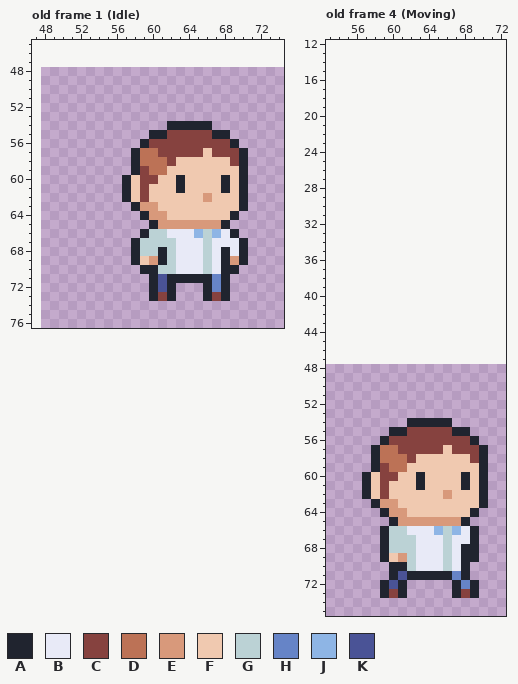
Edited in one commit: pixel-art file (Assets/Actors/Sprites/Player.aseprite). Above, as it was before the edit.
32x32 pixels, 7 frames. Shown: old frame 1 (Idle): x 47..74, y 45..76; old frame 4 (Moving): x 53..72, y 12..75. The old version is drawn lined up with the new one, on the new canvas. The commit also changed other frames, which this record leaves out.
Palette (. is transparent): A #20242f  B #e8eaf7  C #86423f  D #bc7256  E #d8997b  F #f0c9b0  G #bbd2d5  H #6684c7  J #8eb5e5  K #4a5396
Pixels before, old frame 1 (Idle), first column x 57:
54 .....AAAAA....
55 ...AACCCCCAA..
56 ..ACCCCCCCCCA.
57 .ADDCCCCCFCCCA
58 .ADDDCFFFFFFCA
59 .ACDDFFFFFFFFA
60 AFCCFFAFFFFAFA
61 AFCFFFAFFFFAFA
62 AFCFFFFFFEFFFA
63 .AEEFFFFFFFFFA
64 ..AEEFFFFFFFA.
65 ...AEEEEEEEA..
66 ..AGGBBBJGJBA.
67 .AGGGGBBBGBBBA
68 .AGGAGBBBGBABA
69 .AFEAGBBBGBAEA
70 ..AAGGBBBGBAA.
71 ...AKAAAAAHA..
72 ...AKA...AHA..
73 ...ACA...ACA..
Pixels before, old frame 4 (Moving), first column x 57:
54 .....AAAAA....
55 ...AACCCCCAA..
56 ..ACCCCCCCCCA.
57 .ADDCCCCCFCCCA
58 .ADDDCFFFFFFCA
59 .ACDDFFFFFFFFA
60 AFCCFFAFFFFAFA
61 AFCFFFAFFFFAFA
62 AFCFFFFFFEFFFA
63 .AEEFFFFFFFFFA
64 ..AEEFFFFFFFA.
65 ...AEEEEEEEA..
66 ..AGGBBBJGJBA.
67 ..AGGGBBBGBBA.
68 ..AGGGBBBGBAA.
69 ..AFEGBBBGBAA.
70 ...AAGBBBGBA..
71 ...AKAAAAAHA..
72 ..AKA.....AHA.
73 ..ACA.....ACA.
And afterwards:
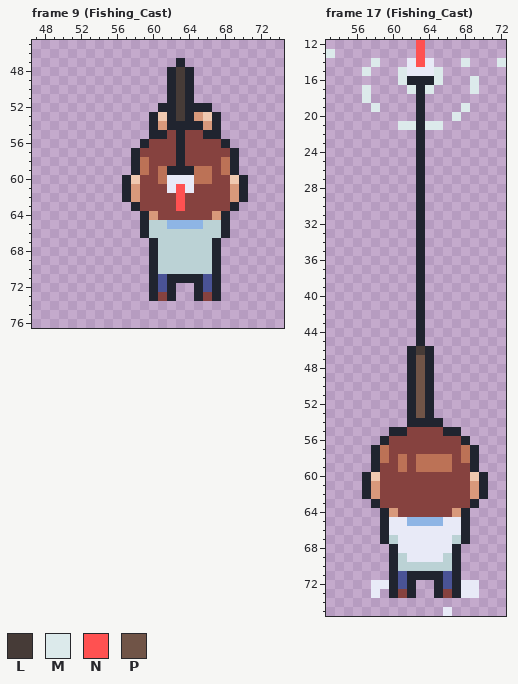
Colours new in this view: L #463b37  M #dceaeb  N #ff5151  P #705447
A new or re-ordered frame is compared with the old frame closest to it.
The exact change:
canvas 32x32 -> 128x128, the old top-left corner now at 48,48
frames 7 -> 50
Changed rows in their new state; - is an unchanged pixel.
Frame 9 (Fishing_Cast) is new; against old frame 1 (Idle):
first column x 58:
47 -----A-------
48 ----ALA------
49 ----ALA------
50 ----ALA------
51 ----ALA------
52 ---AALAAA----
53 --AFALAEFA---
54 --AE----EA---
55 -----A--A-.--
56 -----A----A.-
57 -CC--A--C--A.
58 --CC-ACCCCDA.
59 -DC-AAADDCDA.
60 ---DBBBDDCC--
61 E-CCBNBCCCCE-
62 E-CCCNCCCCCE-
63 -CCCCNCCCCCA.
64 ---CCCCCCEA.-
65 -AGGJJJJGG---
66 ----GGGG-GA.-
67 ..A--GGG-A...
68 ..AG-GGG-A...
69 ..AG-GGG-A...
70 -.---GGG-A..-
71 --------KA.--
72 -------AKA.--
73 -------ACA.--
Frame 17 (Fishing_Cast) is new; against old frame 4 (Moving):
first column x 53:
12 ----------N---------
13 M---------N---------
14 -----M---BNB---M---M
15 ----M---MBBBM-------
16 --------MAAAM---M---
17 ----M----MAM----M---
18 ----M-----A---------
19 -----M----A----M----
20 ----------A---M-----
21 --------MMAMM-------
22 ----------A---------
23 ----------A---------
24 ----------A---------
25 ----------A---------
26 ----------A---------
27 ----------A---------
28 ----------A---------
29 ----------A---------
30 ----------A---------
31 ----------A---------
32 ----------A---------
33 ----------A---------
34 ----------A---------
35 ----------A---------
36 ----------A---------
37 ----------A---------
38 ----------A---------
39 ----------A---------
40 ----------A---------
41 ----------A---------
42 ----------A---------
43 ----------A---------
44 ----------A---------
45 ----------A---------
46 ---------ALA--------
47 ---------APA--------
48 ---------APA--------
49 ---------APA--------
50 ---------APA--------
51 ---------APA--------
52 ---------APA--------
53 ---------APA--------
54 -------------.------
55 -------------A-.----
56 ---------------A.---
57 -------C-----C-DA.--
58 -------C--DDDDCDA.--
59 -------C-CDDDDCCA.--
60 --------CCCCCCCC----
61 -----E-CCCCCCCCCE---
62 -----E-CCCCCCCCCE---
63 ------CCCCCCCCCCA.--
64 --------CCCCCCEA.---
65 ------ABBJJJJBB-----
66 -------BB---BBBA.---
67 --------BB---BGA.---
68 ------.ABB---BA..---
69 ------.AGB----A..---
70 --------G-GGG-A.----
71 -------------KA.----
72 -----BBAKA--AK-BB---
73 -----B.ACA--AC-BB---
75 -------------B------
Where, in picture pixels (left, top, right, bottom), the same in both pictures:
changed: (131, 58, 248, 301)
changed: (326, 40, 506, 616)
